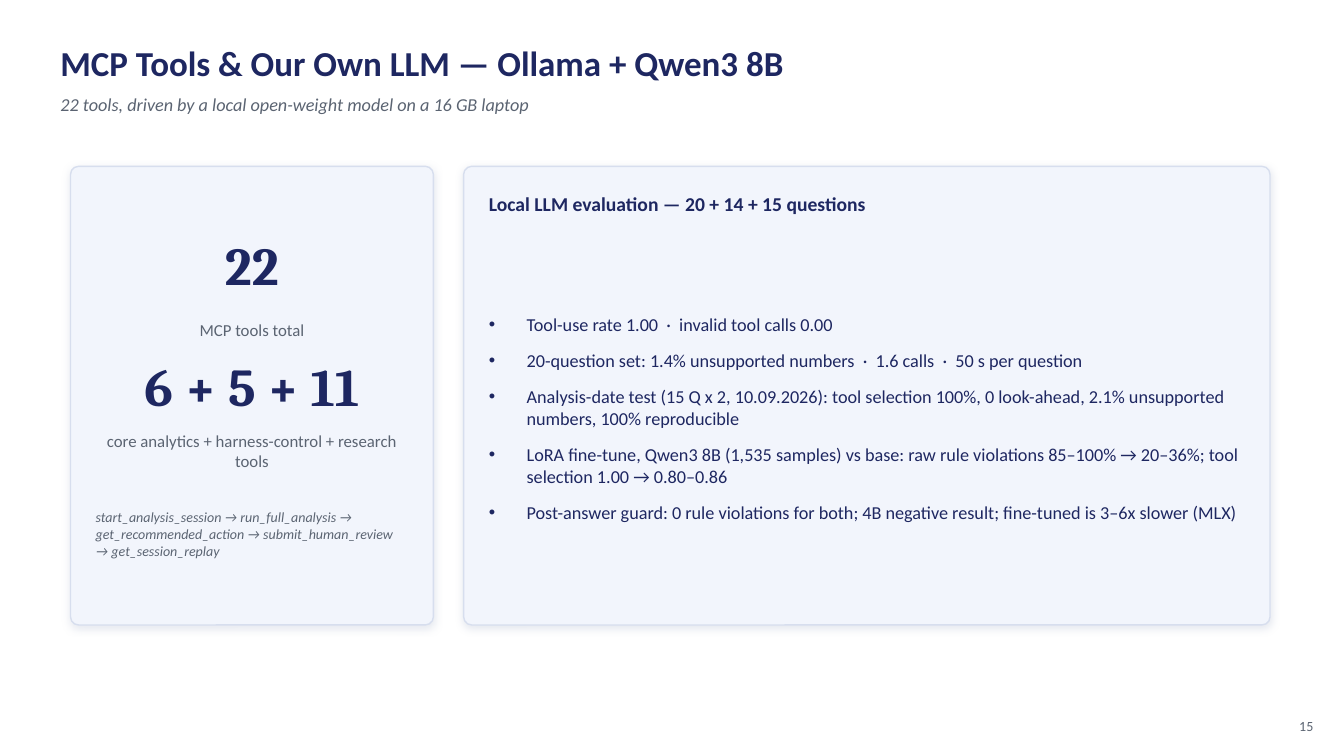
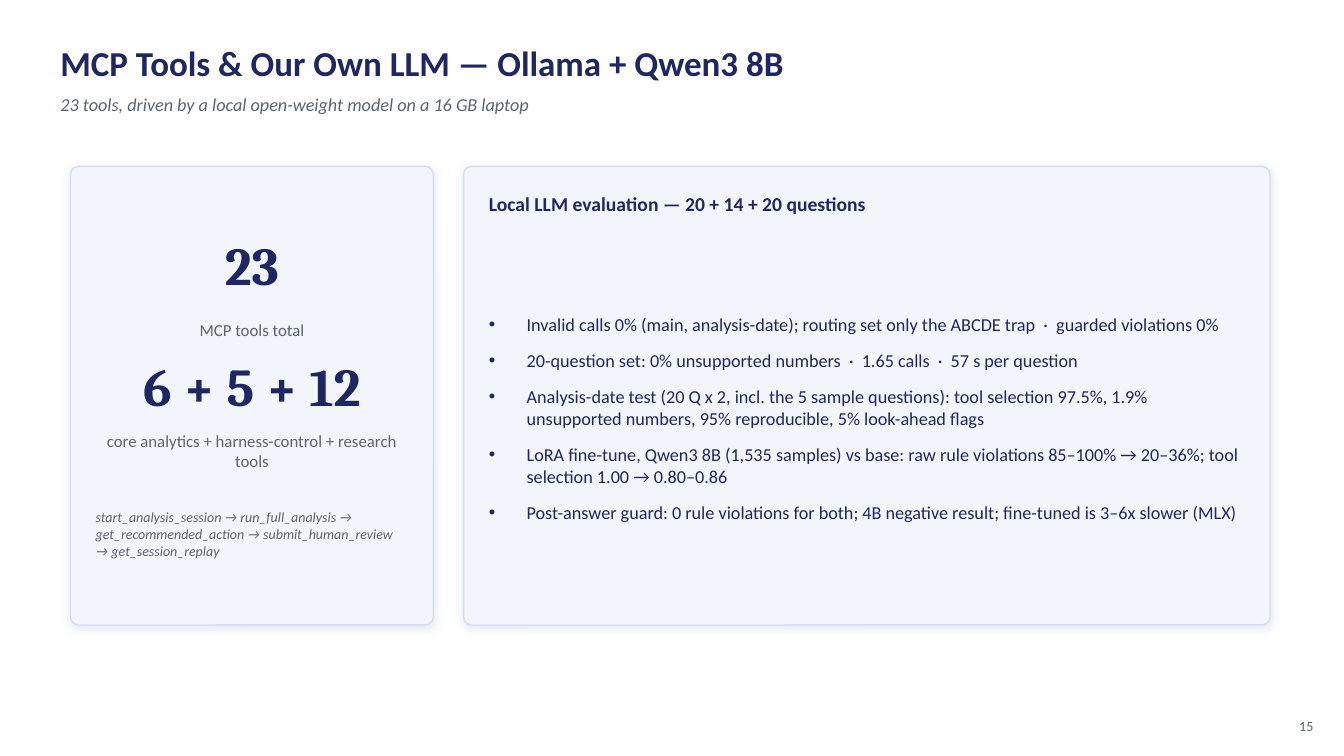
Before and after one commit to altugikiz/bist100-mcp-trader, a slide deck: slide 15 of docs/presentation/BIST100_Harness_Presentation.pptx. Drawn at 1344x756 pixels with LibreOffice and Linux fonts; fonts in the diff are those of the drawing. Boxes give left, top, right and bottom in pixels: in the first picture for what was removed or moved away, otherwise in the second. Text is boxed around its words. In the diff, an @@ line names an element or a change of style, - is before the commit and + after.

```diff
--- a/docs/presentation/BIST100_Harness_Presentation.pptx
+++ b/docs/presentation/BIST100_Harness_Presentation.pptx
@@ text at (60, 98, 528, 114): text changed @@
-22 tools, driven by a local open-weight model on a 16 GB laptop
+23 tools, driven by a local open-weight model on a 16 GB laptop
@@ text at (489, 197, 866, 214): text changed @@
-Local LLM evaluation — 20 + 14 + 15 questions
+Local LLM evaluation — 20 + 14 + 20 questions
@@ text at (225, 249, 279, 286): text changed @@
-22
+23
@@ text at (527, 318, 1218, 428): text changed @@
-• Tool-use rate 1.00 · invalid tool calls 0.00
-• 20-question set: 1.4% unsupported numbers · 1.6 calls · 50 s per question
-• Analysis-date test (15 Q x 2, 10.09.2026): tool selection 100%, 0 look-ahead, 2.1% unsupported numbers, 100% reproducible
+• Invalid calls 0% (main, analysis-date); routing set only the ABCDE trap · guarded violations 0%
+• 20-question set: 0% unsupported numbers · 1.65 calls · 57 s per question
+• Analysis-date test (20 Q x 2, incl. the 5 sample questions): tool selection 97.5%, 1.9% unsupported numbers, 95% reproducible, 5% look-ahead flags
@@ text at (143, 370, 360, 407): text changed @@
-6 + 5 + 11
+6 + 5 + 12
```
Also in this commit, not shown: 1 other slide changed, 6 other files.
